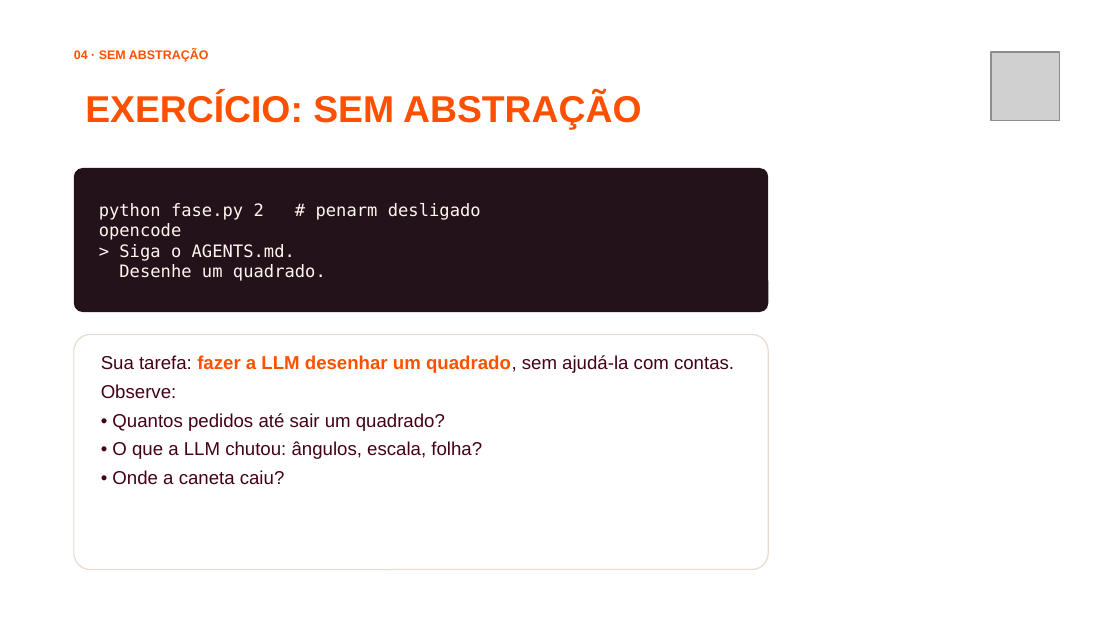
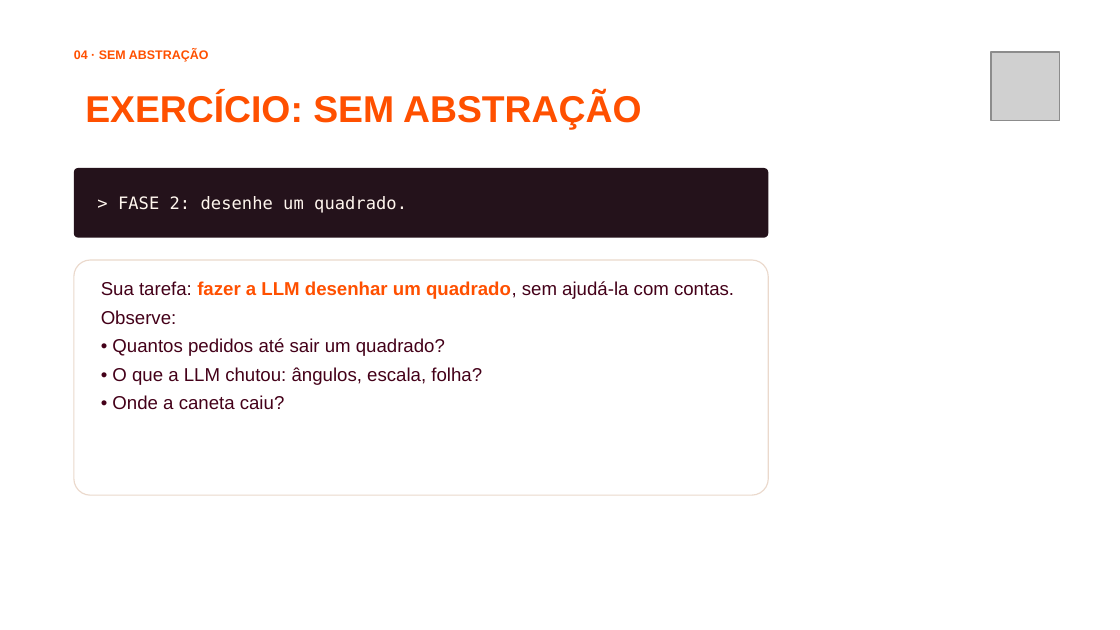
Before and after one commit to jhlr/plotter, a slide deck: slide 22 of workshop/dinamica-ia-hardware.pptx. Drawn at 1120x630 pixels with LibreOffice and Linux fonts; fonts in the diff are those of the drawing; grey boxes stand for pictures; background and template pictures are left out. Boxes give left, top, right and bottom in pixels: in the first picture for what was removed or moved away, otherwise in the second. Text is boxed around its words. In the diff, an @@ line names an element or a change of style, - is before the commit and + after.

Commit message:
One opencode session for all phases: AGENTS.md holds the three stages, setup.py writes the venv python into opencode.json; drop fase.py

```diff
--- a/workshop/dinamica-ia-hardware.pptx
+++ b/workshop/dinamica-ia-hardware.pptx
@@ rounded rectangle "> FASE 2: desenhe um ...": place and size @@
-rounded rectangle "> FASE 2: desenhe um ..." at bbox=[74, 168, 768, 312]
+rounded rectangle "> FASE 2: desenhe um ..." at bbox=[74, 168, 768, 237]
@@ text in rounded rectangle at bbox=[118, 196, 407, 213]: text changed @@
-python fase.py 2 # penarm desligado
-opencode
-> Siga o AGENTS.md.
-Desenhe um quadrado.
+> FASE 2: desenhe um quadrado.
@@ rounded rectangle: place and size @@
-rounded rectangle at bbox=[74, 335, 768, 570]
+rounded rectangle at bbox=[74, 260, 768, 495]
@@ text "Sua tarefa: fazer a LLM ...": place and size @@
-text "Sua tarefa: fazer a LLM ..." at bbox=[101, 355, 734, 485]
+text "Sua tarefa: fazer a LLM ..." at bbox=[101, 281, 734, 410]
```
Also in this commit, not shown: 3 other slides changed, 10 other files.
